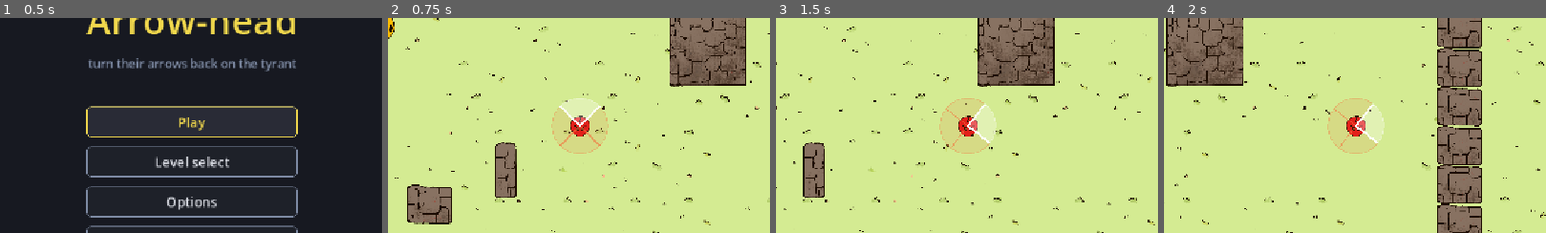
Above: before the commit, frames 1-4 (left to right).
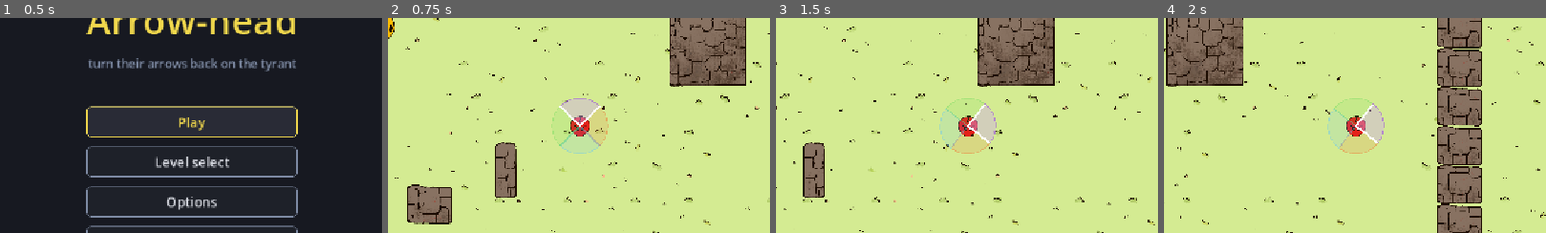
Above: after the commit, the same moments.

Repository: CasualShrub/arrow-head
Game: Godot game, scene res://scenes/ui/main_menu.tscn
Same seed, same stepped clock (60 frames per second), same inputs: the game is played once before the commit and once after it.
Inputs (mouse positions are % of the whole screen's width and height, from its top left):
- Up to frame 1 (0.5 s): no input
- Up to frame 2 (0.75 s): click "Play" at 0.5 s
- Up to frame 3 (1.5 s): tap Enter at 1.25 s; move the mouse to (72, 45) at 1.27 s; hold D (move_right) from 1.28 s (still down); hold Space (fire) from 1.28 s (still down); click (72, 45) at 1.42 s
- Up to frame 4 (2 s): keep holding D (move_right); keep holding Space (fire)
The pictures show only the part of the screen within x 25-75%, y 25-75%; the shares and areas given below are measured in that part.

Frame 1 is identical in both runs. In frame 2, 1.6% of the frame differs, in the area x 42-56%, y 37-64%; in frame 3, 1.5%; in frame 4, 1.5%.

Commit message:
special arrows: 4 color-matched kinds with mis-catch debuffs
each kind maps to a sector (incendiary/frost/enervate/drain); caught in its matching
sector it embeds as a normal arrow, mis-caught it fires a debuff: incendiary = spin/no
control, frost = aim locked, enervate = no shoot/melee, drain = lose a held arrow (none
held = death). sectors recolored to their kind; per-kind arrow scenes for spawning.
re-based onto develop's apple/eyes player.gd.

Diff:
--- /dev/null
+++ b/scenes/arrow_drain.tscn
@@ -0,0 +1,6 @@
+[gd_scene load_steps=2 format=3]
+
+[ext_resource type="PackedScene" uid="uid://bxgfy1nvmlb7v" path="res://scenes/arrow.tscn" id="1_base"]
+
+[node name="Arrow" instance=ExtResource("1_base")]
+kind = 4
--- /dev/null
+++ b/scenes/arrow_enervate.tscn
@@ -0,0 +1,6 @@
+[gd_scene load_steps=2 format=3]
+
+[ext_resource type="PackedScene" uid="uid://bxgfy1nvmlb7v" path="res://scenes/arrow.tscn" id="1_base"]
+
+[node name="Arrow" instance=ExtResource("1_base")]
+kind = 3
--- /dev/null
+++ b/scenes/arrow_frost.tscn
@@ -0,0 +1,6 @@
+[gd_scene load_steps=2 format=3]
+
+[ext_resource type="PackedScene" uid="uid://bxgfy1nvmlb7v" path="res://scenes/arrow.tscn" id="1_base"]
+
+[node name="Arrow" instance=ExtResource("1_base")]
+kind = 2
--- /dev/null
+++ b/scenes/arrow_incendiary.tscn
@@ -0,0 +1,6 @@
+[gd_scene load_steps=2 format=3]
+
+[ext_resource type="PackedScene" uid="uid://bxgfy1nvmlb7v" path="res://scenes/arrow.tscn" id="1_base"]
+
+[node name="Arrow" instance=ExtResource("1_base")]
+kind = 1
--- a/scripts/arrow.gd
+++ b/scripts/arrow.gd
@@ -2,6 +2,15 @@
 class_name Arrow
 
 enum Team { ENEMY, PLAYER }
+enum Kind { NORMAL, INCENDIARY, FROST, ENERVATE, DRAIN }
+
+const KIND_COLORS := {
+	Kind.NORMAL: Color(1, 1, 1, 1),
+	Kind.INCENDIARY: Color(0.95, 0.35, 0.12, 1),
+	Kind.FROST: Color(0.35, 0.75, 1.0, 1),
+	Kind.ENERVATE: Color(0.4, 0.85, 0.35, 1),
+	Kind.DRAIN: Color(0.62, 0.35, 0.85, 1),
+}
 
 const _MASK_PLAYER := 1 << 0
 const _MASK_WALL := 1 << 2
@@ -12,6 +21,10 @@
 	set(value):
 		team = value
 		_apply_team()
+@export var kind: Kind = Kind.NORMAL:
+	set(value):
+		kind = value
+		_apply_kind()
 
 @export var damage := 10
 @export_group("movement")
@@ -33,6 +46,7 @@
 
 func _ready() -> void:
 	_apply_team()
+	_apply_kind()
 	if not %VisibleOnScreenNotifier2D.screen_exited.is_connected(_on_screen_exited):
 		%VisibleOnScreenNotifier2D.screen_exited.connect(_on_screen_exited)
 
@@ -55,6 +69,11 @@
 			collision_mask = _MASK_PLAYER | _MASK_WALL
 		Team.PLAYER:
 			collision_mask = _MASK_ENEMY | _MASK_WALL
+
+func _apply_kind() -> void:
+	var v := get_node_or_null("Visual") as Polygon2D
+	if v:
+		v.color = KIND_COLORS.get(kind, Color.WHITE)
 
 func _is_wall(body: Object) -> bool:
 	# basically was thinking if the tilemaplayer has a collision box then it must be a wall
--- a/scripts/player.gd
+++ b/scripts/player.gd
@@ -26,6 +26,20 @@
 @export var eyes_lowhp: Texture2D
 @export var eyes_hit: Texture2D
 @export var eyes_hit_time := 0.36
+@export_group("sectors")
+# sector index -> the Arrow.Kind correctly caught there (size should match sector_count)
+@export var sector_kinds: Array[int] = [
+	Arrow.Kind.INCENDIARY,
+	Arrow.Kind.FROST,
+	Arrow.Kind.ENERVATE,
+	Arrow.Kind.DRAIN,
+]
+@export_group("status_effects")
+@export var burn_duration := 2.5
+@export var freeze_duration := 2.0
+@export var disarm_duration := 2.0
+@export var burn_spin_speed := 9.0
+@export var burn_drift_speed := 120.0
 
 signal hit(arrow: Arrow, sector: int)
 signal fired(arrow: Arrow)
@@ -39,6 +53,10 @@
 var _melee_ready := true
 var _shoot_ready := true
 var _eyes_hit_showing := false
+var _burn_time := 0.0
+var _freeze_time := 0.0
+var _disarm_time := 0.0
+var _burn_drift := Vector2.ZERO
 
 @onready var _eyes: Sprite2D = %Eyes
 
@@ -134,13 +152,31 @@
 	_setup_sectors()
 	_update_eyes()
 
+func kind_for_sector(sector: int) -> int:
+	if sector < 0 or sector >= sector_kinds.size():
+		return Arrow.Kind.NORMAL
+	return sector_kinds[sector]
+
+func is_correct_catch(arrow: Arrow, sector: int) -> bool:
+	if arrow.kind == Arrow.Kind.NORMAL:
+		return true  # white wildcard: any sector accepts it
+	return arrow.kind == kind_for_sector(sector)
+
 func get_hit(arrow: Arrow) -> void:
+	if _dead:
+		return
 	var sector := get_sector(arrow.global_position - global_position)
-	if try_embed_arrow(arrow, sector):
-		arrow.stick(%Arrows)
+	if is_correct_catch(arrow, sector):
+		# right color in the right sector -> behaves like a normal catch
+		if try_embed_arrow(arrow, sector):
+			arrow.stick(%Arrows)
+		else:
+			arrow.queue_free()
+			die()
 	else:
+		# wrong sector -> the kind's debuff fires; the arrow is consumed, not embedded
+		_apply_debuff(arrow.kind)
 		arrow.queue_free()
-		die()
 	hit.emit(arrow, sector)
 	_flash_eyes_hit()
 
@@ -154,6 +190,7 @@
 
 func _unhandled_input(event: InputEvent) -> void:
 	if Engine.is_editor_hint(): return
+	if is_burning(): return  # no control at all while spinning on fire
 	if event is InputEventMouseButton and event.pressed:
 		if event.button_index == MOUSE_BUTTON_LEFT:
 			melee()
@@ -162,6 +199,7 @@
 
 # swing toward the mouse: weaponize the arrow stuck in the aimed sector, then clear it
 func melee() -> void:
+	if is_disarmed(): return
 	if not _melee_ready: return
 	var sector := get_sector(_facing)
 	var embedded := get_embedded(sector)
@@ -198,6 +236,52 @@
 	embedded.queue_free()
 	_update_eyes()
 
+# status effects from mis-caught special arrows
+func is_burning() -> bool: return _burn_time > 0.0
+func is_frozen() -> bool: return _freeze_time > 0.0
+func is_disarmed() -> bool: return _disarm_time > 0.0
+
+func _apply_debuff(kind: int) -> void:
+	match kind:
+		Arrow.Kind.INCENDIARY:
+			_burn_time = burn_duration
+			_burn_drift = Vector2.RIGHT.rotated(randf() * TAU)
+		Arrow.Kind.FROST:
+			_freeze_time = freeze_duration
+		Arrow.Kind.ENERVATE:
+			_disarm_time = disarm_duration
+		Arrow.Kind.DRAIN:
+			_apply_drain()
+
+func _burn_spin(delta: float) -> void:
+	if _facing == Vector2.ZERO:
+		_facing = Vector2.RIGHT
+	_facing = _facing.rotated(burn_spin_speed * delta)
+	%Arrows.rotation = get_facing_angle()
+
+func _update_status_tint() -> void:
+	if is_burning():
+		%Sprite.modulate = Color(1, 0.5, 0.2)
+	elif is_frozen():
+		%Sprite.modulate = Color(0.6, 0.85, 1)
+	else:
+		%Sprite.modulate = Color.WHITE
+
+# drain one held arrow (a stuck sector arrow first, then the pool); none held = death
+func _apply_drain() -> void:
+	for s in _sectors.size():
+		var em := _sectors[s]
+		if em:
+			_consume(em)
+			return
+	while not _ammo.is_empty():
+		var a: Arrow = _ammo.pop_back()
+		if is_instance_valid(a):
+			a.queue_free()
+			ammo_changed.emit(_ammo.size())
+			return
+	die()
+
 # a full set of 4 gets pulled out of the sectors into a shoot-back pool, but only while the
 # pool is empty — you must spend the current batch before the next one loads
 func _try_absorb() -> void:
@@ -220,6 +304,7 @@
 
 # right-click: fling one stored arrow back toward the mouse as a player-team projectile
 func shoot() -> void:
+	if is_disarmed(): return
 	if not _shoot_ready:
 		return
 	while not _ammo.is_empty() and not is_instance_valid(_ammo[-1]):
@@ -243,17 +328,34 @@
 
 func die() -> void:
 	_dead = true
+	_burn_time = 0.0
+	_freeze_time = 0.0
+	_disarm_time = 0.0
+	%Sprite.modulate = Color.WHITE
 	print("You died!")
 	clear_embedded()
 	died.emit()
 
 func _physics_process(delta: float) -> void:
 	if Engine.is_editor_hint(): return
-	move(input.get_direction(), delta)
-
-func _process(_delta: float) -> void:
+	if _dead: return
+	if is_burning():
+		velocity = _burn_drift * burn_drift_speed  # drift out of control, input ignored
+		move_and_slide()
+	else:
+		move(input.get_direction(), delta)
+
+func _process(delta: float) -> void:
 	if Engine.is_editor_hint(): return
-	face_mouse(get_global_mouse_position())
+	if _dead: return
+	if _freeze_time > 0.0: _freeze_time -= delta
+	if _disarm_time > 0.0: _disarm_time -= delta
+	if _burn_time > 0.0:
+		_burn_time -= delta
+		_burn_spin(delta)
+	elif not is_frozen():
+		face_mouse(get_global_mouse_position())
+	_update_status_tint()
 
 func _ready() -> void:
 	_setup_sectors()
--- a/scripts/sector_display.gd
+++ b/scripts/sector_display.gd
@@ -27,20 +27,26 @@
 		if player.sector_centered:
 			a0 -= size * 0.5
 		var pts := _wedge(a0, a0 + size)
+		var base := _kind_color(i)  # each sector tinted by the kind it catches
 		var occupied: bool = player.get_embedded(i) != null
-		var fill := Color(0.9, 0.35, 0.15, 0.5) if occupied else Color(0.9, 0.35, 0.15, 0.12)
+		var fill := base
+		fill.a = 0.5 if occupied else 0.14
 		if i == aimed:
-			fill = Color(1, 1, 1, 0.3)
+			fill = base.lerp(Color.WHITE, 0.5)
+			fill.a = 0.45
 		draw_colored_polygon(pts, fill)
-		# arc (outer curve): white-translucent on the aimed wedge, reddish on the rest
-		var arc_color := Color(1, 1, 1, 0.35) if i == aimed else Color(0.95, 0.45, 0.25, 0.35)
+		# arc (outer curve): brighter on the aimed wedge
+		var arc_color := base
+		arc_color.a = 0.6 if i == aimed else 0.35
 		draw_polyline(pts.slice(1), arc_color, 1.5)
-		# inner cone sides: bold white on the aimed wedge, translucent on the rest
+		# inner cone sides: bold white on the aimed wedge, the kind color on the rest
 		var sides := PackedVector2Array([pts[1], pts[0], pts[pts.size() - 1]])
 		if i == aimed:
 			draw_polyline(sides, Color(1, 1, 1, 0.95), 3.0)
 		else:
-			draw_polyline(sides, Color(0.95, 0.45, 0.25, 0.35), 1.5)
+			var side_c := base
+			side_c.a = 0.35
+			draw_polyline(sides, side_c, 1.5)
 
 func _wedge(a0: float, a1: float) -> PackedVector2Array:
 	var pts := PackedVector2Array()
@@ -49,3 +55,7 @@
 		var a: float = lerp(a0, a1, s / 10.0)
 		pts.append(Vector2(cos(a), sin(a)) * radius)
 	return pts
+
+func _kind_color(sector: int) -> Color:
+	var k: int = player.sector_kinds[sector] if sector < player.sector_kinds.size() else Arrow.Kind.NORMAL
+	return Arrow.KIND_COLORS.get(k, Color.WHITE)
